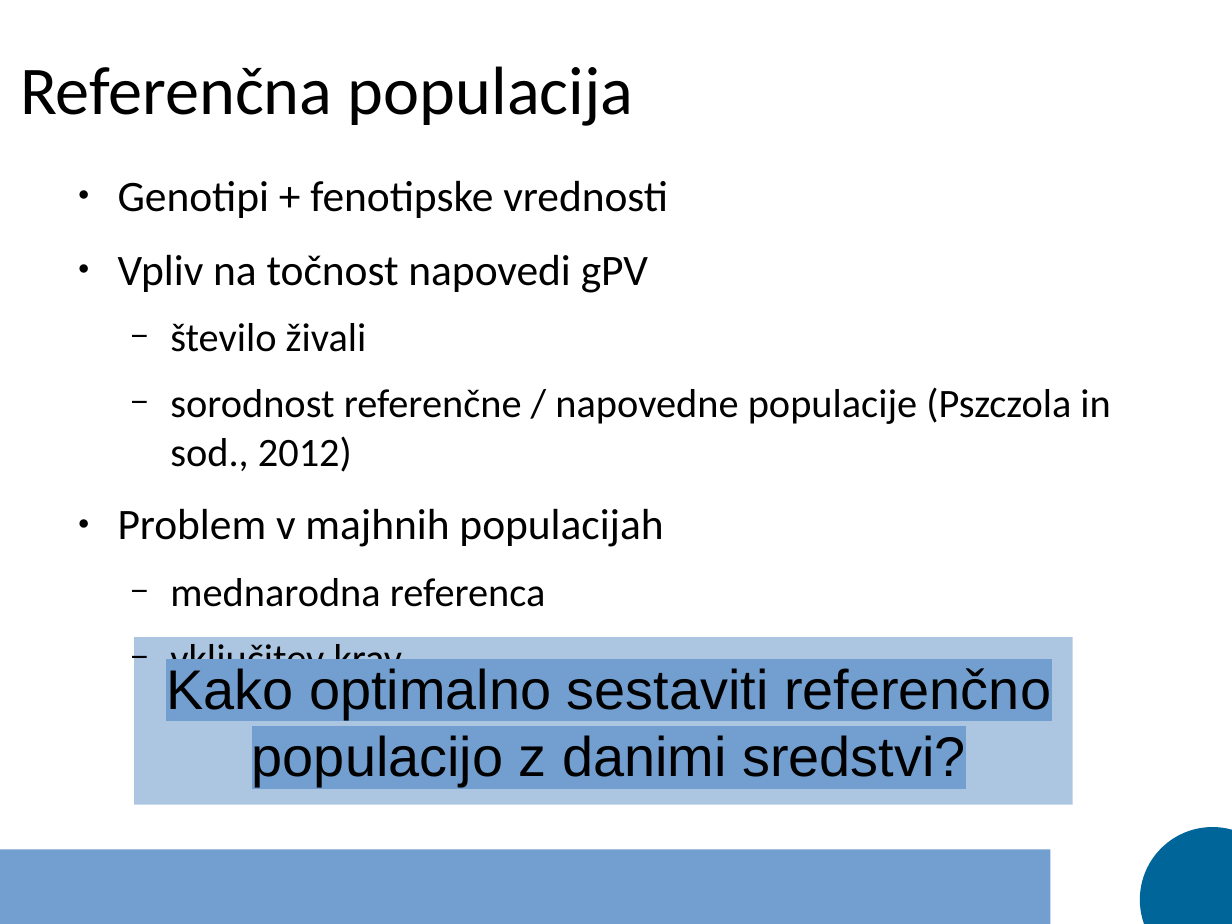
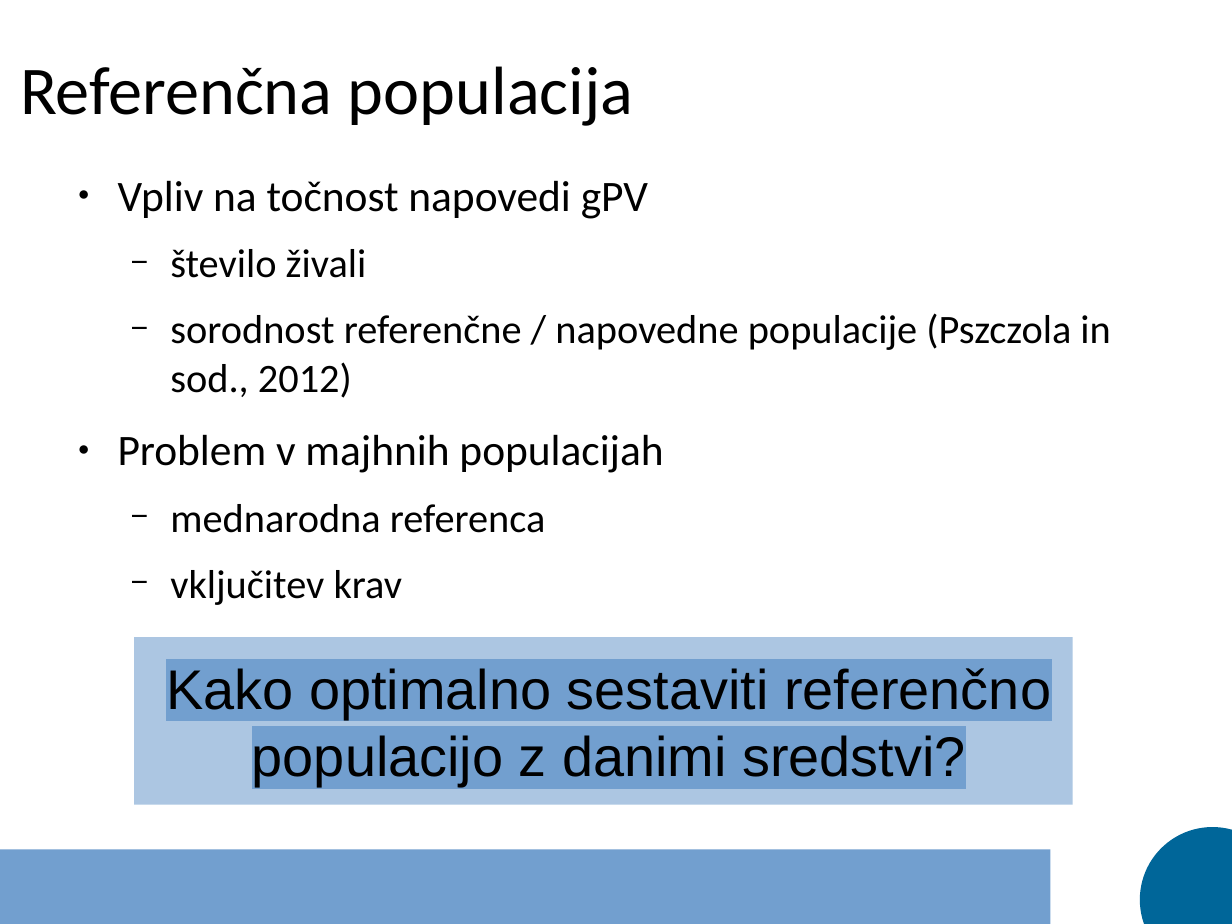
Before and after one commit to janaobsteter/Genotype_CODES, a slide deck: slide 8 of Predstavitev_dispozicija.odp. Drawn at 1232x924 pixels with LibreOffice and Linux fonts; fonts in the diff are those of the drawing. Boxes give left, top, right and bottom in pixels: in the first picture for what was removed or moved away, otherwise in the second. Text is boxed around its words. In the diff, an @@ line names an element or a change of style, - is before the commit and + after.

```diff
--- a/Predstavitev_dispozicija.odp
+++ b/Predstavitev_dispozicija.odp
@@ text at (118,180,668,218): paragraph removed @@
-● Genotipi + fenotipske vrednosti
```
Also in this commit, not shown: 6 other slides changed, 3 slides added, 6 other files.
